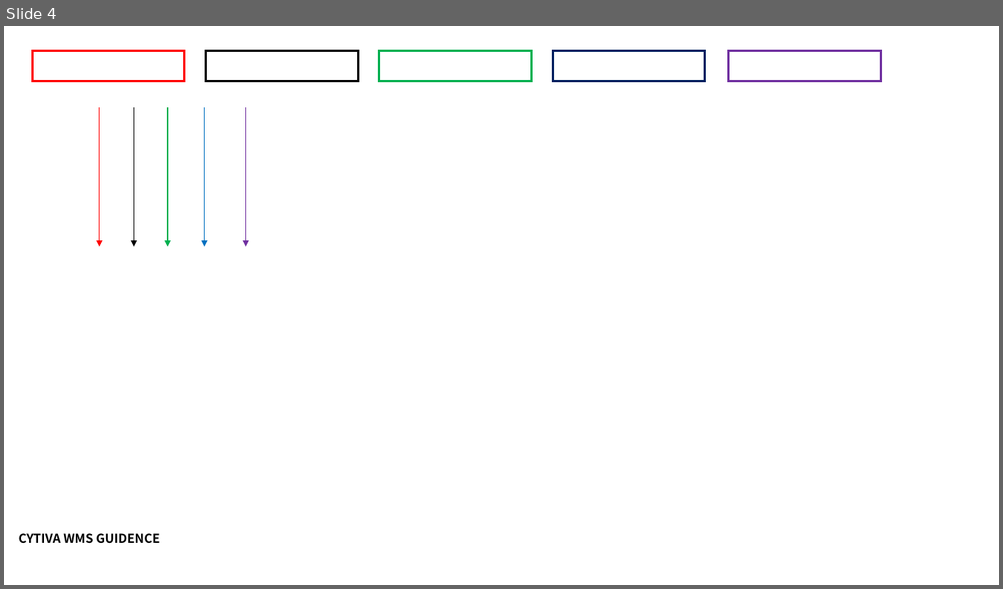
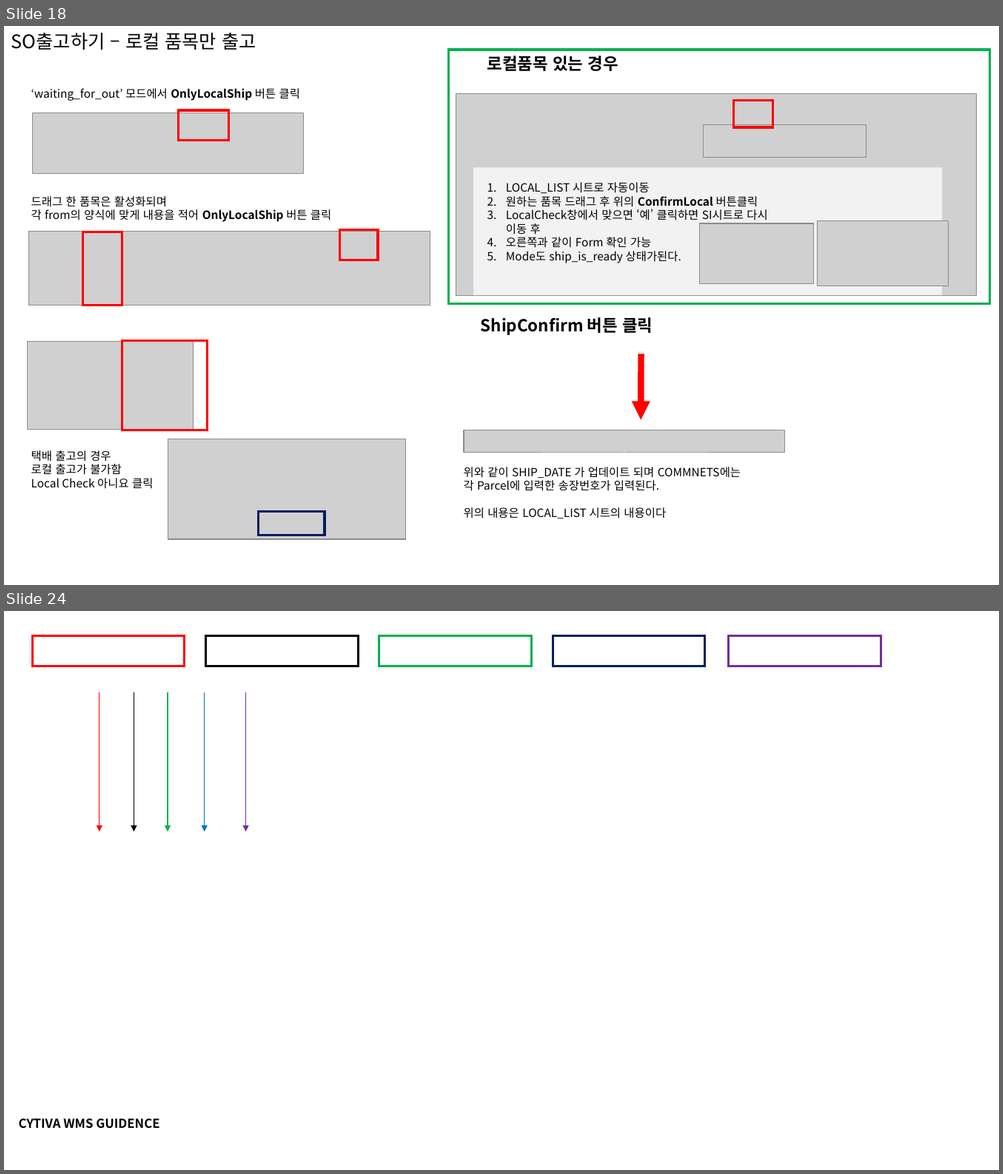
Before and after one commit to Themath93/warehouse-management-system, a slide deck: xlwings_job/cytiva_user_guide.pptx. Shown one above the other, each under a label of ours: slide 4 before the commit, slides 18 and 24 after it; the slides between them are not shown. The pictures are 1003x589 and 1003x1174 pixels, drawn with LibreOffice and Linux fonts; fonts in the diff are those of the drawing; grey boxes stand for pictures. Boxes give left, top, right and bottom in pixels: in the first picture for what was removed or moved away, otherwise in the second. Text is boxed around its words. In the diff, an @@ line names an element or a change of style, - is before the commit and + after.

```diff
--- a/xlwings_job/cytiva_user_guide.pptx
+++ b/xlwings_job/cytiva_user_guide.pptx
@@ slide 18 added at (4, 26, 999, 585), background #FFFFFF @@
@@ text added at (11, 33, 256, 50), 18 pt, text #000000 @@
+SO출고하기 – 로컬 품목만 출고
@@ rectangle added at (449, 50, 990, 304), outline #00B050 2.25 pt @@
@@ text added at (487, 56, 618, 71), 16 pt, text #000000, bold @@
+로컬품목 있는 경우
@@ text added at (31, 88, 300, 101), 11 pt, text #000000 @@
+‘waiting_for_out’ 모드에서 OnlyLocalShip 버튼 클릭
@@ picture added at (32, 113, 303, 174) @@
@@ rectangle added at (179, 110, 228, 140), outline #FF0000 2.25 pt @@
@@ picture added at (456, 94, 976, 295) @@
@@ rectangle added at (734, 101, 774, 127), outline #FF0000 2.25 pt @@
@@ picture added at (703, 125, 866, 157) @@
@@ rectangle added at (473, 168, 942, 296), fill #F2F2F2 @@
@@ text added at (31, 196, 331, 222), 11 pt, text #000000 @@
+드래그 한 품목은 활성화되며
+각 from의 양식에 맞게 내용을 적어 OnlyLocalShip 버튼 클릭
@@ text added at (506, 182, 767, 264), 11 pt, text #000000 @@
+1. LOCAL_LIST 시트로 자동이동
+2. 원하는 품목 드래그 후 위의 ConfirmLocal 버튼클릭
+3. LocalCheck창에서 맞으면 ‘예’ 클릭하면 SI시트로 다시 이동 후
+4. 오른쪽과 같이 Form 확인 가능
+5. Mode도 ship_is_ready 상태가된다.
@@ picture added at (700, 224, 814, 284) @@
@@ picture added at (817, 221, 948, 286) @@
@@ picture added at (28, 232, 430, 306) @@
@@ rectangle added at (83, 232, 122, 306), outline #FF0000 2.25 pt @@
@@ rectangle added at (340, 230, 378, 261), outline #FF0000 2.25 pt @@
@@ text added at (481, 318, 652, 335), 16 pt, text #000000, bold @@
+ShipConfirm 버튼 클릭
@@ picture added at (27, 341, 193, 429) @@
@@ rectangle added at (122, 340, 207, 430), outline #FF0000 2.25 pt @@
@@ arrow added from (641, 355) to (640, 420), #FF0000 6 pt @@
@@ picture added at (168, 440, 405, 540) @@
@@ picture added at (464, 430, 785, 453) @@
@@ text added at (31, 451, 153, 489), 11 pt, text #000000 @@
+택배 출고의 경우
+로컬 출고가 불가함
+Local Check 아니요 클릭
@@ text added at (464, 467, 740, 519), 11 pt, text #000000 @@
+위와 같이 SHIP_DATE 가 업데이트 되며 COMMNETS에는
+각 Parcel에 입력한 송장번호가 입력된다.
+위의 내용은 LOCAL_LIST 시트의 내용이다
@@ rectangle added at (259, 511, 325, 536), outline #002060 2.25 pt @@
@@ what was slide 4 is now slide 24 @@
```
Also in this commit, not shown: 1 slide changed, 22 other slides added, 2 slides removed, 7 other files.
